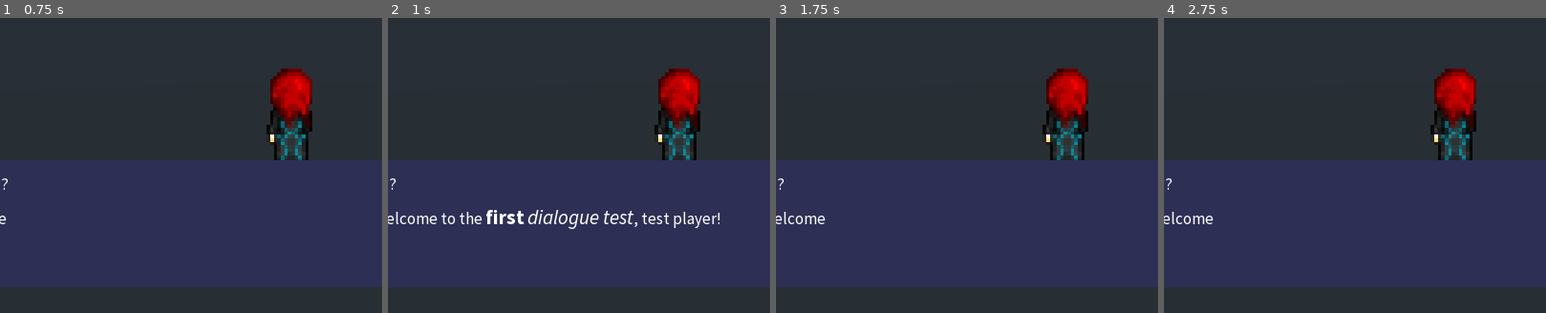
Above: before the commit, frames 1-4 (left to right).
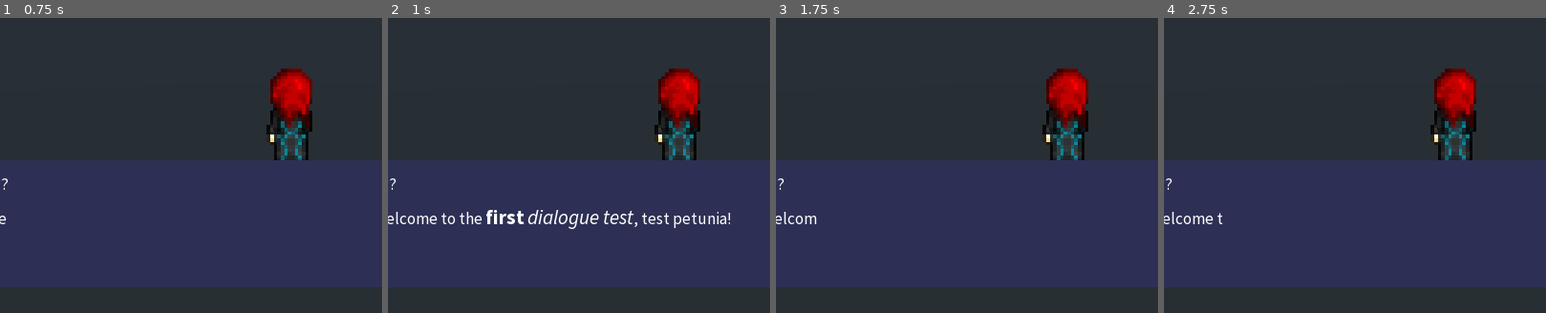
Above: after the commit, the same moments.

Repository: Jantho1990/Pseudo-3D-Layer-Test
Game: Godot game, scene res://maps/DialogueTest/DialogueTestMap.tscn
Same seed, same stepped clock (60 frames per second), same inputs: the game is played once before the commit and once after it. This scene is started directly instead of the project's main scene.
Inputs (mouse positions are % of the whole screen's width and height, from its top left):
- Up to frame 1 (0.75 s): tap Enter (start_dialogue_test) at 0.5, 0.6 s; move the mouse to (72, 43) at 0.52 s; hold E (rotate_right) from 0.53 s (still down); click (72, 43) at 0.67 s
- Up to frame 2 (1 s): keep holding E (rotate_right); tap Space (ui_select) at 0.77 s
- Up to frame 3 (1.75 s): release E (rotate_right) at 1.25 s; tap Enter (start_dialogue_test) at 1.25 s; drag from (30, 53) to (45, 69) at 1.27 s
- Up to frame 4 (2.75 s): tap Enter (start_dialogue_test) at 2, 2.1 s; move the mouse to (60, 26) at 2.02 s; hold E (rotate_right) from 2.03 s (still down)
The pictures show only the part of the screen within x 12-62%, y 50-100%; the shares and areas given below are measured in that part.

Frame 1 is identical in both runs. In frame 2, 0.3% of the frame differs, in the area x 77-90%, y 65-72%; in frame 3, less than 0.1%; in frame 4, less than 0.1%.

Commit message:
added story data object to DialogueHandler; text in text blocks can now read from values in story_data; fixed bugs in DataStore relating to nested values

Diff:
--- a/dialogue_scripts/dialogue/TestDialogue0.json
+++ b/dialogue_scripts/dialogue/TestDialogue0.json
@@ -6,14 +6,14 @@
       "type": "text",
       "character": "TestPlayer1",
       "anonymous": true,
-      "text": "Welcome to the [b]first[/b] [i]dialogue test[/i], test player!",
+      "text": "Welcome to the [b]first[/b] [i]dialogue test[/i], test {{test1.test1b}}!",
       "next": "intro_1"
     },
     "intro_1": {
       "type": "text",
       "character": "TestPlayer1",
       "character_display_name": "[b]Test Player 1[/b]",
-      "text": "Which I guess is me, so you're speaking to myself, I guess.",
+      "text": "Which I guess is me, so you're speaking to {{test0}}, I guess.",
       "signals": [
         {
           "name": "test_signal",
@@ -25,7 +25,7 @@
     "intro_2": {
       "type": "text",
       "character": "TestPlayer1",
-      "text": "Ha ha?",
+      "text": "Ha ha {{test1.test1a.test1b}}?",
       "next": "intro_choice"
     },
     "intro_choice": {
--- a/maps/DialogueTest/DialogueTestMap.gd
+++ b/maps/DialogueTest/DialogueTestMap.gd
@@ -11,6 +11,10 @@
   # $Timer.connect('timeout', self, '_on_Timer_timeout')
   # $Timer.start(0.5)
   GlobalSignal.listen('test_signal', self, '_on_Test_signal')
+  DialogueHandler.create_story_data('test0', 'fish')
+  DialogueHandler.create_story_data('test1.test1a', 'shark')
+  DialogueHandler.create_story_data('test1.test1b', 'petunia')
+  DialogueHandler.create_story_data('test1.test1a.test1b', 'rabbit')
 
 
 func _unhandled_input(_event):
--- a/maps/ScaleTest/ScaleTestMap.tscn
+++ b/maps/ScaleTest/ScaleTestMap.tscn
@@ -18,7 +18,7 @@
 cell_size = Vector3( 1, 1, 1 )
 cell_center_y = false
 data = {
-"cells": PoolIntArray( 0, 0, 786433, 1, 0, 786433, 2, 0, 786 …(71 unchanged characters)… , 1, 1, 786433, 2, 1, 786433, 65533, 1, 786433, 65534, 1, 786433, 65535, 1, 786433, 0, 2, 786433, 1, 2, 786433, 2, 2, 786433, 65533, 2, 786433, 65534, 2, 786433, 65535, 2, 786433, 0, 3, 786433, 1, 3, 786433, 2, 3, 786433, 65533, 3, 786433, 65534, 3, 537657345, 65535, 3, 786433, 0, 4, 786433, 1, 4, 537657345, 2, 4, 786433, 65533, 4, 786433, 65534, 4, 537657345, 65535, 4, 786433, 0, 65533, 786433, 1, 65533, 786433, 2, 65533, 537657345, 65533, 65533, 786433, 65534, 65533, 537657345, 65535, 65533, 786433, 0, 65534, 537657345, 1, 65534, 786433, 2, 65534, 786433, 65533, 65534, 786433, 65534, 65534, 786433, 65535, 65534, 537657345, 0, 65535, 537657345, 1, 65535, 786433, 2, 65535, 786433, 65533, 65535, 786433, 65534, 65535, 786433, 65535, 65535, 786433 )
+"cells": PoolIntArray( 0, 0, 786433, 1, 0, 786433, 2, 0, 786 …(71 unchanged characters)… , 1, 1, 786433, 2, 1, 786433, 65533, 1, 537657345, 65534, 1, 537657345, 65535, 1, 786433, 0, 2, 786433, 1, 2, 786433, 2, 2, 786433, 65533, 2, 786433, 65534, 2, 786433, 65535, 2, 786433, 0, 3, 786433, 1, 3, 786433, 2, 3, 786433, 65533, 3, 786433, 65534, 3, 786433, 65535, 3, 786433, 0, 4, 786433, 1, 4, 537657345, 2, 4, 786433, 65533, 4, 786433, 65534, 4, 786433, 65535, 4, 786433, 0, 65533, 786433, 1, 65533, 786433, 2, 65533, 786433, 65533, 65533, 786433, 65534, 65533, 786433, 65535, 65533, 786433, 0, 65534, 786433, 1, 65534, 786433, 2, 65534, 786433, 65533, 65534, 786433, 65534, 65534, 786433, 65535, 65534, 786433, 0, 65535, 786433, 1, 65535, 537657345, 2, 65535, 786433, 65533, 65535, 786433, 65534, 65535, 786433, 65535, 65535, 786433 )
 }
 __meta__ = {
 "_editor_clip_": 0
@@ -29,7 +29,7 @@
 cell_size = Vector3( 1, 1, 1 )
 cell_center_x = false
 data = {
-"cells": PoolIntArray( 3, 0, 1441795, 65533, 0, 1441795, 655 …(120 unchanged characters)… 1441795, 131069, 1, 1441795, 131075, 1, 538312707, 196605, 1, 1441795, 3, 2, 1441795, 65533, 2, 1441795, 65539, 2, 1441795,  …(471 unchanged characters)…
+"cells": PoolIntArray( 3, 0, 1441795, 65533, 0, 1441795, 655 …(120 unchanged characters)… 1441795, 131069, 1, 1441795, 131075, 1, 1441795, 196605, 1, 1441795, 3, 2, 538312707, 65533, 2, 1441795, 65539, 2, 1441795,  …(471 unchanged characters)…
 }
 __meta__ = {
 "_editor_clip_": 0,
@@ -53,7 +53,7 @@
 cell_size = Vector3( 1, 1, 1 )
 cell_center_y = false
 data = {
-"cells": PoolIntArray( 196608, 0, 1507330, 196609, 0, 1507330, 196610, 0, 1507330, 262141, 0, 1507330, 262142, 0, 1507330, 262143, 0, 538378242, 196608, 1, 1507330, 196609, 1, 1507330, 196610, 1, 1507330, 262141, 1, 1507330, 262142, 1, 1507330, 262143, 1, 538378242, 196608, 2, 1507330, 196609, 2, 1507330, 196610, 2, 1507330, 262141, 2, 1507330, 262142, 2, 1507330, 262143, 2, 538378242, 196608, 65533, 1507330, 196609, 65533, 1507330, 196610, 65533, 1507330, 262141, 65533, 1507330, 262142, 65533, 1507330, 262143, 65533, 1507330, 196608, 65534, 1507330, 196609, 65534, 1507330, 196610, 65534, 1507330, 262141, 65534, 1507330, 262142, 65534, 1507330, 262143, 65534, 1507330, 196608, 65535, 1507330, 196609, 65535, 1507330, 196610, 65535, 1507330, 262141, 65535, 1507330, 262142, 65535, 1507330, 262143, 65535, 1507330 )
+"cells": PoolIntArray( 196608, 0, 1507330, 196609, 0, 538378242, 196610, 0, 1507330, 262141, 0, 1507330, 262142, 0, 1507330, 262143, 0, 1507330, 196608, 1, 1507330, 196609, 1, 1507330, 196610, 1, 1507330, 262141, 1, 1507330, 262142, 1, 1507330, 262143, 1, 1507330, 196608, 2, 1507330, 196609, 2, 1507330, 196610, 2, 1507330, 262141, 2, 1507330, 262142, 2, 1507330, 262143, 2, 1507330, 196608, 65533, 1507330, 196609, 65533, 1507330, 196610, 65533, 1507330, 262141, 65533, 1507330, 262142, 65533, 1507330, 262143, 65533, 1507330, 196608, 65534, 1507330, 196609, 65534, 1507330, 196610, 65534, 1507330, 262141, 65534, 1507330, 262142, 65534, 1507330, 262143, 65534, 1507330, 196608, 65535, 1507330, 196609, 65535, 538378242, 196610, 65535, 1507330, 262141, 65535, 1507330, 262142, 65535, 1507330, 262143, 65535, 1507330 )
 }
 __meta__ = {
 "_editor_clip_": 0,
--- a/scripts/DataStore.gd
+++ b/scripts/DataStore.gd
@@ -9,45 +9,58 @@
 var _data = {} setget _private_set,_private_get
 
 func _private_set(_throwaway):
-	print("Do not try to manipulate the private data object.")
+  print("Do not try to manipulate the private data object.")
 
 func _private_get():
-	print("Do not try to manipulate the private data object.")
+  print("Do not try to manipulate the private data object.")
 
 # Set a value in the data store.
 func set(key, value):
-	match typeof(value):
-		_:
-			_data[key] = value
+  match typeof(value):
+    _:
+      set_value(_data, key.split('.'), value)
+
+# Handle setting values on _data, including nested dictionaries.
+func set_value(dict, keys, value):
+  if keys.size() > 1:
+    var _key = keys[0]
+    keys.remove(0)
+    if not dict.has(_key) or typeof(dict[_key]) != TYPE_DICTIONARY:
+      dict[_key] = {}
+    set_value(dict[_key], keys, value)
+  else:
+    dict[keys[0]] = value
 
 # Get data from data store.
 # If retrieving from a multidimensional dictionary, use "." to get deeper levels.
 func get(key):
-	# Should we add an event here to say data is being accessed?
-	if key.find('.') == -1:
-		return _data[key]
+  # Should we add an event here to say data is being accessed?
+  if key.find('.') == -1:
+    return _data[key]
 
-	var keys = key.split('.')
-	var ret = _data
-	for _key in keys:
-		if not ret.has(_key):
-			print("Key not found in global data: ", _key)
-			return
-		ret = ret[_key]
-	# Should we add an event here to say data was retrieved?
-	return ret
+  var keys = key.split('.')
+  var ret = _data
+  for _key in keys:
+    if not ret.has(_key):
+      print("Key not found in global data: ", _key)
+      return
+    ret = ret[_key]
+  # Should we add an event here to say data was retrieved?
+  return ret
 
 func has(key):
-	# Should we add an event here to say data is being accessed?
-	if key.find('.') == -1:
-		return _data.has(key)
+  # Should we add an event here to say data is being accessed?
+  if key.find('.') == -1:
+    return _data.has(key)
 
-	var keys = key.split('.')
-	var ret = _data
-	for _key in keys:
-		if not ret.has(_key):
-			return false
-		ret = ret[_key]
-	# Should we add an event here to say data was retrieved?
-	# If we make it here, then the data was found, so return true.
-	return true
+  var keys = key.split('.')
+  var ret = _data
+  for _key in keys:
+    if not ret.has(_key):
+      return false
+    ret = ret[_key]
+    if typeof(ret) != TYPE_DICTIONARY:
+      return false
+  # Should we add an event here to say data was retrieved?
+  # If we make it here, then the data was found, so return true.
+  return true
--- a/systems/dialogue_handler/dialogue_handler.gd
+++ b/systems/dialogue_handler/dialogue_handler.gd
@@ -22,9 +22,28 @@
 var lore_default_renderer = ''
 
 
+###
+# Story global data store.
+###
+var story_data = preload('res://scripts/DataStore.gd')
+var story_markup_regex = RegEx.new()
+
+
 func _ready():
   load_dialogues()
   load_lore()
+  story_data = story_data.new()
+  story_markup_regex.compile('(?:{{)([A-z0-9\\.]*)(?:}})')
+
+
+# Create a new value in the story data global.
+func create_story_data(key, value):
+  # Prevents us from overriding existing data value.
+  if story_data.has(key):
+    print('Key "', key, '" already exists in global story data')
+    return
+
+  story_data.set(key, value)
 
 
 func get_key_from_store(key, store_type):
@@ -39,6 +58,14 @@
   print('Key "', key, '" not found in "', store_type ,'".')
 
 
+# Get story data.
+func get_story_data(key):
+  if story_data.has(key):
+    return story_data.get(key)
+
+  return null
+
+
 # Load all dialogue scripts from the dialogues directory.
 func load_dialogues():
   store_data_from_dir(SCRIPT_PATH + DIALOGUE_PATH, dialogue_scripts_dict)
@@ -47,6 +74,17 @@
 # Load all lore scripts from the lore directory.
 func load_lore():
   store_data_from_dir(SCRIPT_PATH + LORE_PATH, lore_scripts_dict)
+
+
+# Parse a line of text and replace markup with story data values.
+func parse_text_story_data(text):
+  var ret = text
+  for result in story_markup_regex.search_all(text):
+    var target = result.get_string(0) # Using 0 to get the brackets with the value.
+    var key = result.get_string(1) # Using 1 to get the actual value, which is our key.
+    var story_data_value = story_data.get(key)
+    ret = ret.replace(target, story_data_value)
+  return ret
 
 
 # Called by a renderer to register itself in the list of renderers.
@@ -60,6 +98,16 @@
       if mark_as_default or dialogue_renderers.size() == 1: lore_default_renderer = renderer_node.name
     _:
       print('Renderer type "', renderer_type, '" not found.')
+
+
+# Set a value for an existing value in the story data global.
+func set_story_data(key, value):
+  # Can only set data to values that have already been created.
+  if not story_data.has('key'):
+    print('Key "', key, '" not found in global story data.')
+    return
+
+  story_data.set(key, value)
 
 
 # Begins the process of rendering a dialogue script.
--- a/systems/dialogue_handler/renderers/DialogueBoxRenderer.gd
+++ b/systems/dialogue_handler/renderers/DialogueBoxRenderer.gd
@@ -193,7 +193,7 @@
   process_signals(block)
 
   var character_name = get_character_name(block)
-  var text = block.text
+  var text = DialogueHandler.parse_text_story_data(block.text)
 
   # Render the character name
   NameBox.bbcode_text = character_name
